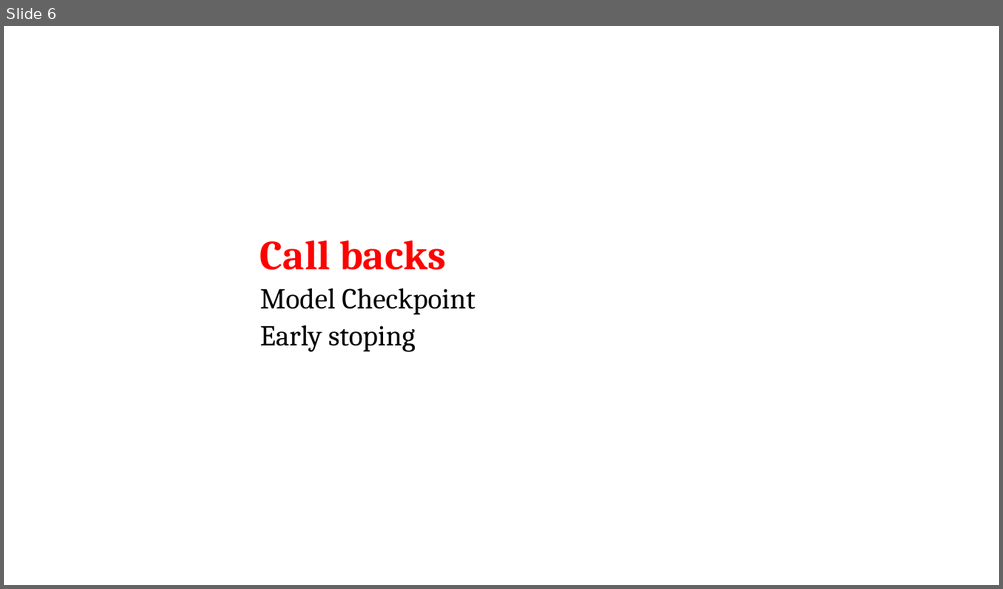
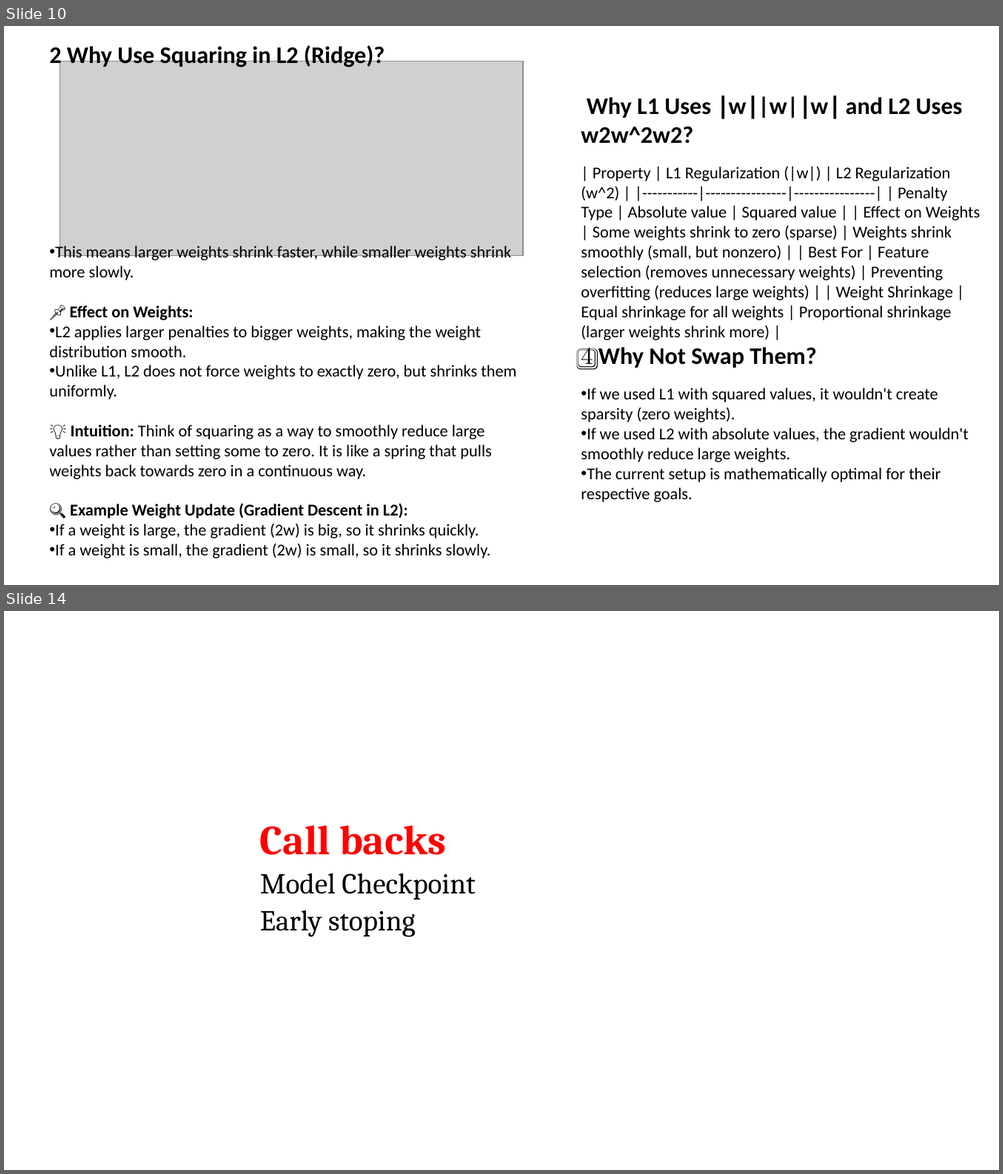
Before and after one commit to shahil04/ds_materials, a slide deck: 9.Deep_learning/class_4_module_9_deep learning_Regularization,CallBacks_drouput_batchNormalization_Weight_hyper_parameter.pptx. Shown one above the other, each under a label of ours: slide 6 before the commit, slides 10 and 14 after it; the slides between them are not shown. The pictures are 1003x589 and 1003x1174 pixels, drawn with LibreOffice and Linux fonts; fonts in the diff are those of the drawing; grey boxes stand for pictures. Boxes give left, top, right and bottom in pixels: in the first picture for what was removed or moved away, otherwise in the second. Text is boxed around its words. In the diff, an @@ line names an element or a change of style, - is before the commit and + after.

```diff
--- a/9.Deep_learning/class_4_module_9_deep learning_Regularization,CallBacks_drouput_batchNormalization_Weight_hyper_parameter.pptx
+++ b/9.Deep_learning/class_4_module_9_deep learning_Regularization,CallBacks_drouput_batchNormalization_Weight_hyper_parameter.pptx
@@ slide 10 added at bbox=[4, 26, 999, 585], background #FFFFFF @@
@@ text added at bbox=[49, 43, 516, 559], 16 pt, text #000000 @@
+2 Why Use Squaring in L2 (Ridge)?
+• This means larger weights shrink faster, while smaller weights shrink more slowly.
+📌 Effect on Weights:
+• L2 applies larger penalties to bigger weights, making the weight distribution smooth.
+• Unlike L1, L2 does not force weights to exactly zero, but shrinks them uniformly.
+💡 Intuition: Think of squaring as a way to smoothly reduce large values rather than setting some to zero. It is like a spring that pulls weights back towards zero in a continuous way.
+🔍 Example Weight Update (Gradient Descent in L2):
+• If a weight is large, the gradient (2w) is big, so it shrinks quickly.
+• If a weight is small, the gradient (2w) is small, so it shrinks slowly.
@@ picture added at bbox=[60, 61, 523, 255] @@
@@ text added at bbox=[580, 96, 979, 503], 16 pt, text #000000 @@
+Why L1 Uses ∣w∣|w|∣w∣ and L2 Uses w2w^2w2?
+| Property | L1 Regularization (|w|) | L2 Regularization (w^2) | |-----------|----------------|----------------| | Penalty Type | Absolute value | Squared value | | Effect on Weights | Some weights shrink to zero (sparse) | Weights shrink smoothly (small, but nonzero) | | Best For | Feature selection (removes unnecessary weights) | Preventing overfitting (reduces large weights) | | Weight Shrinkage | Equal shrinkage for all weights | Proportional shrinkage (larger weights shrink more) |
+4️⃣ Why Not Swap Them?
+• If we used L1 with squared values, it wouldn't create sparsity (zero weights).
+• If we used L2 with absolute values, the gradient wouldn't smoothly reduce large weights.
+• The current setup is mathematically optimal for their respective goals.
@@ what was slide 6 is now slide 14 @@
```
Also in this commit, not shown: 3 slides changed, 9 other slides added, 2 slides removed, 26 other files.
